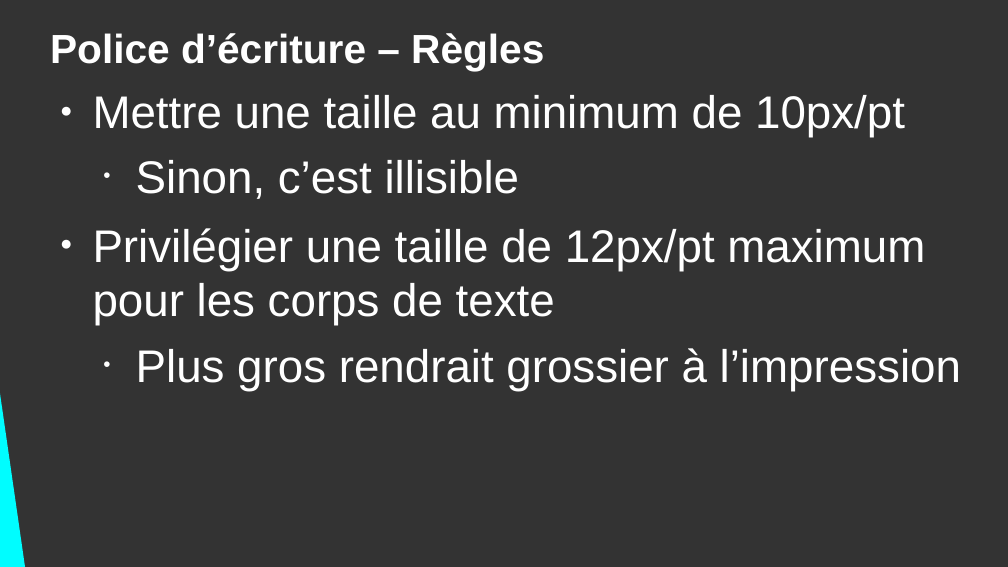
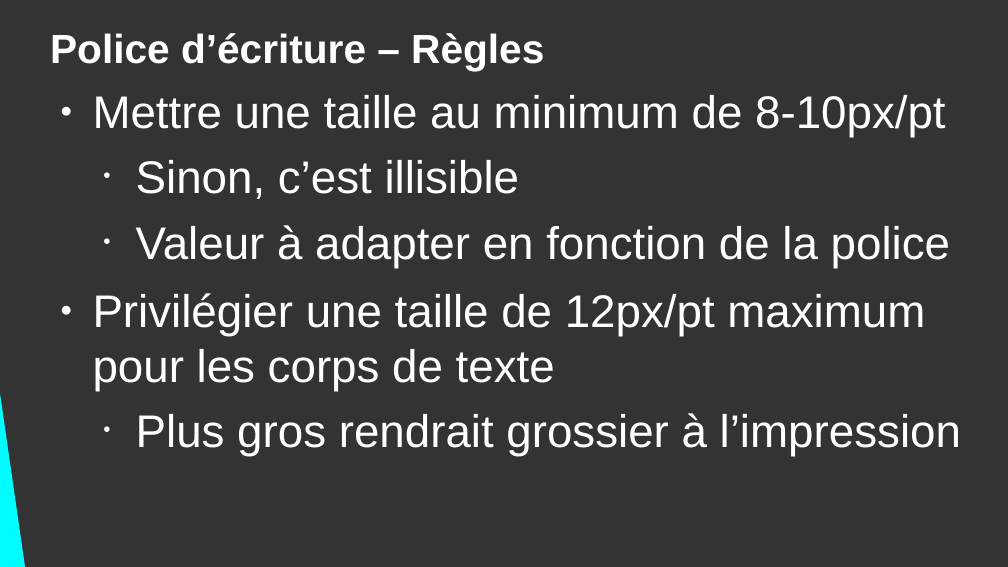
Before and after one commit to DanYellow/cours, a slide deck: slide 23 of production-graphique-s1/presentation.odp. Drawn at 1008x567 pixels with LibreOffice and Linux fonts; fonts in the diff are those of the drawing. Boxes give left, top, right and bottom in pixels: in the first picture for what was removed or moved away, otherwise in the second. Text is boxed around its words. In the diff, an @@ line names an element or a change of style, - is before the commit and + after.

```diff
--- a/production-graphique-s1/presentation.odp
+++ b/production-graphique-s1/presentation.odp
@@ text at (93, 95, 946, 137): text changed @@
-● Mettre une taille au minimum de 10px/pt
+● Mettre une taille au minimum de 8-10px/pt
@@ text at (136, 225, 950, 268): paragraph added @@
+  • Valeur à adapter en fonction de la police
```
Also in this commit, not shown: 1 other slide changed, 1 other file.
